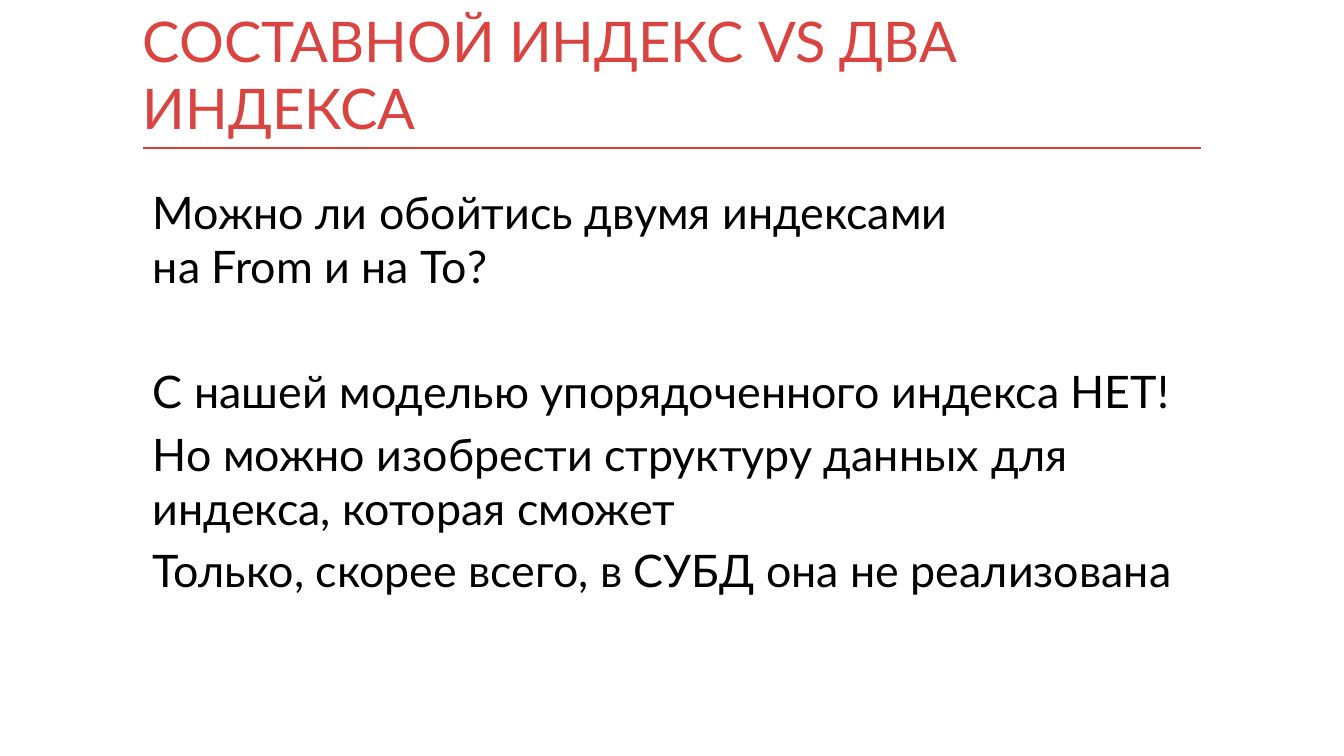
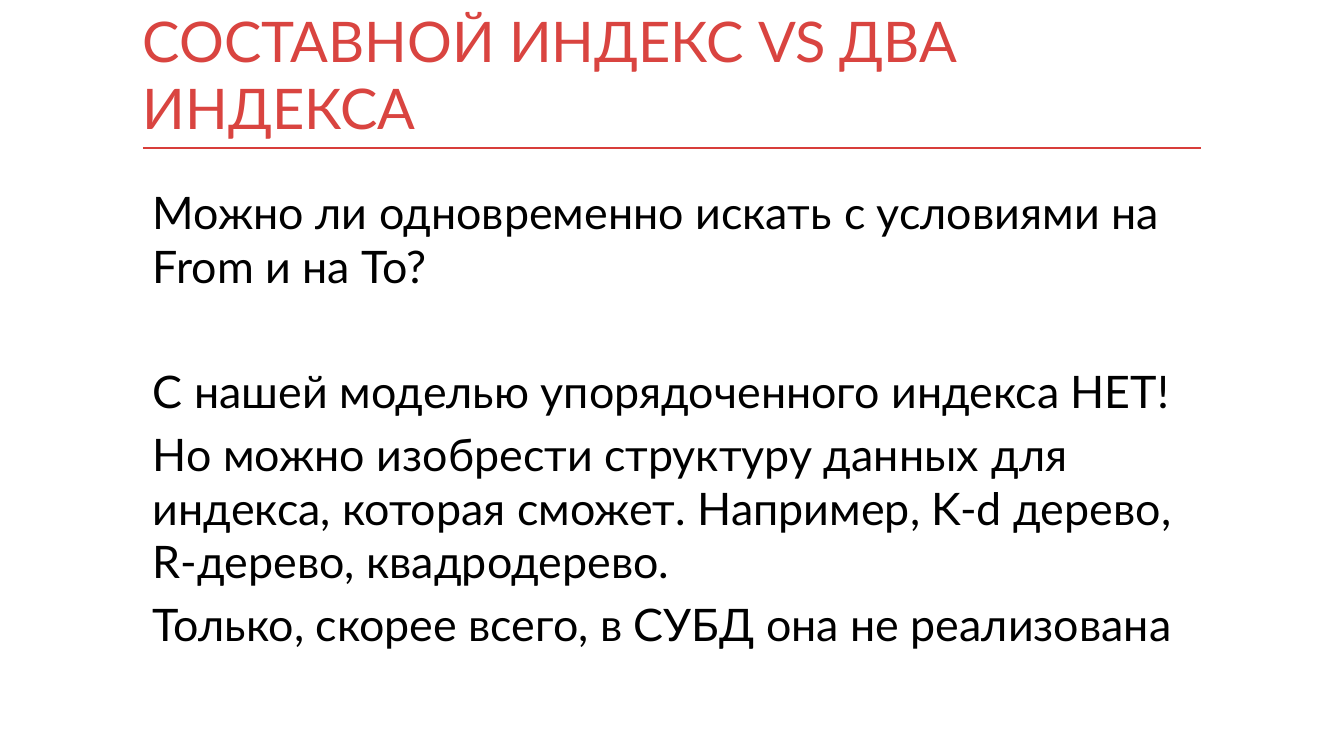
Before and after one commit to waverma/db, a slide deck: slide 67 of db.pptx (slide 63 before the commit). Drawn at 1344x756 pixels with LibreOffice and Linux fonts; fonts in the diff are those of the drawing. Boxes give left, top, right and bottom in pixels: in the first picture for what was removed or moved away, otherwise in the second. Text is boxed around its words. In the diff, an @@ line names an element or a change of style, - is before the commit and + after.

Commit message:
Slides update

```diff
--- a/db.pptx
+++ b/db.pptx
@@ text at [153, 197, 1158, 284]: text changed @@
-Можно ли обойтись двумя индексами
-на From и на To?
+Можно ли одновременно искать с условиями на From и на To?
@@ text at [153, 438, 1172, 586]: text changed @@
-Но можно изобрести структуру данных для индекса, которая сможет
+Но можно изобрести структуру данных для индекса, которая сможет. Например, K-d дерево, R-дерево, квадродерево.
```
Also in this commit, not shown: 9 other slides changed, 4 slides added.
